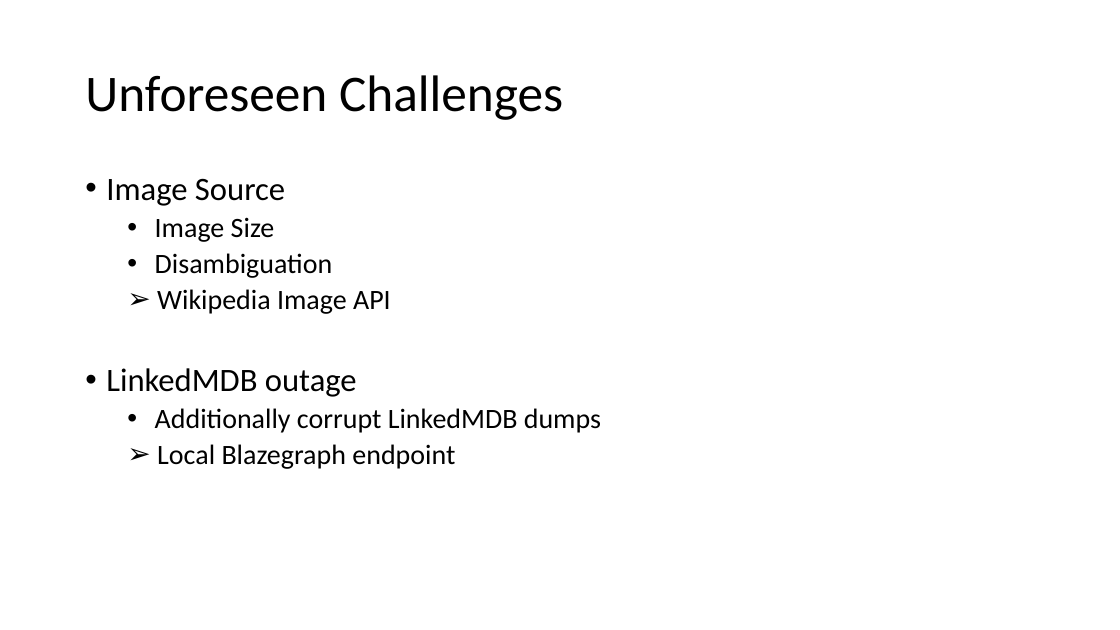
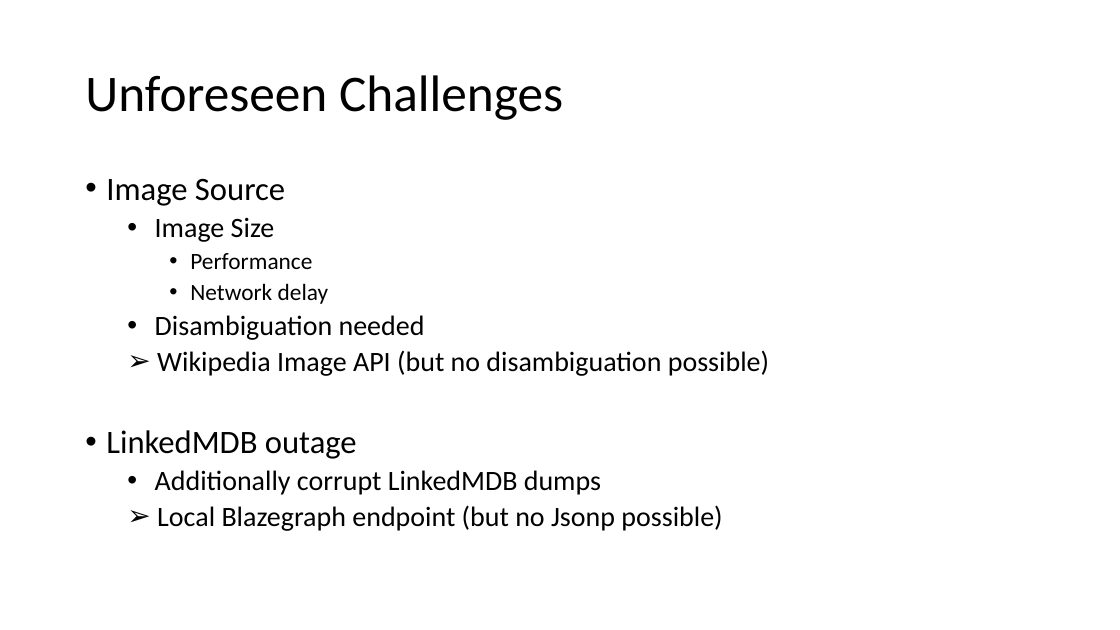
Before and after one commit to mathiasmoeller/LinkedMovieApp, a slide deck: slide 5 of Linked Movie Exploration Graph.pptx (slide 4 before the commit). Drawn at 1120x630 pixels with LibreOffice and Linux fonts; fonts in the diff are those of the drawing; background and template pictures are left out. Boxes give left, top, right and bottom in pixels: in the first picture for what was removed or moved away, otherwise in the second. Text is boxed around its words. In the diff, an @@ line names an element or a change of style, - is before the commit and + after.

```diff
--- a/Linked Movie Exploration Graph.pptx
+++ b/Linked Movie Exploration Graph.pptx
@@ text at box(155, 253, 769, 376): text changed @@
-  • Disambiguation
-  ➢ Wikipedia Image API
+    • Performance
+    • Network delay
+  • Disambiguation needed
+  ➢ Wikipedia Image API (but no disambiguation possible)
@@ text at box(157, 505, 722, 531): text changed @@
-  ➢ Local Blazegraph endpoint
+  ➢ Local Blazegraph endpoint (but no Jsonp possible)
```
Also in this commit, not shown: 1 other slide changed, 1 slide added, 1 other file.
